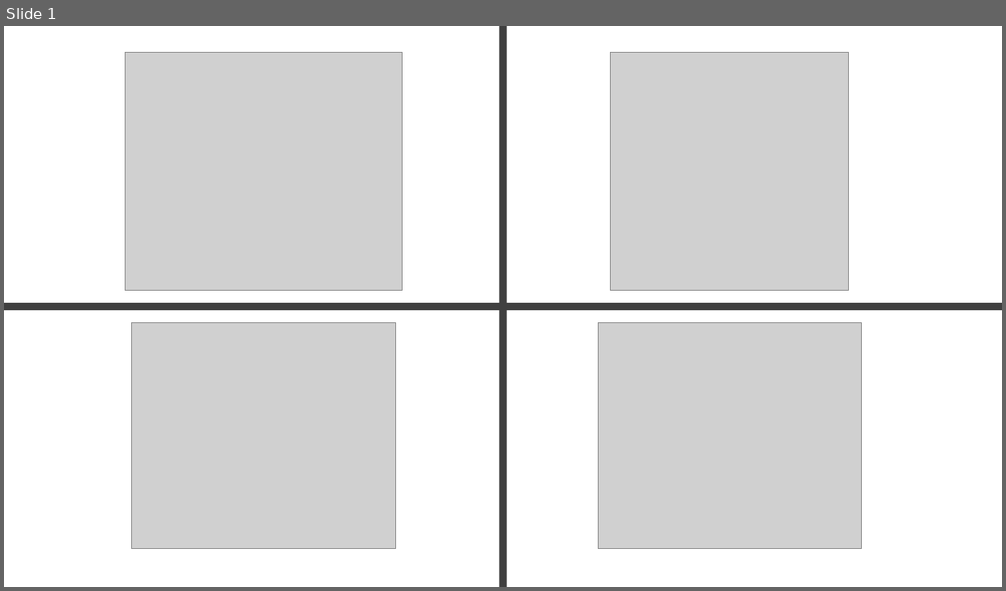
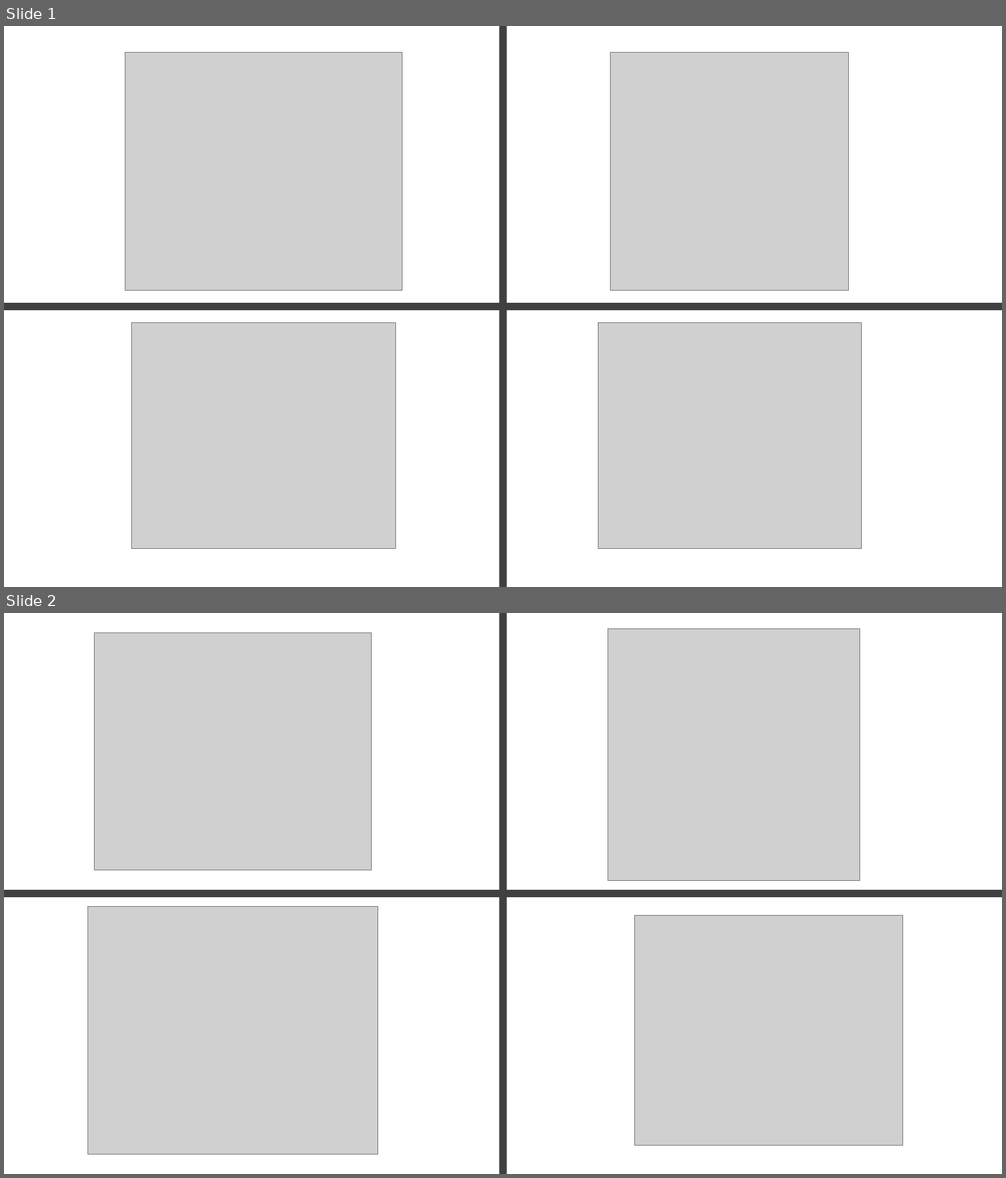
Before and after one commit to LielUziahu/Stylophora-pistillata-FPs, a slide deck: Output/Spats_plots.pptx. Shown one above the other, each under a label of ours: slide 1 before the commit, slides 1 and 2 after it. The pictures are 1006x591 and 1006x1178 pixels, drawn with LibreOffice and Linux fonts; fonts in the diff are those of the drawing; grey boxes stand for pictures. Boxes give left, top, right and bottom in pixels: in the first picture for what was removed or moved away, otherwise in the second. Text is boxed around its words. In the diff, an @@ line names an element or a change of style, - is before the commit and + after.

```diff
--- a/Output/Spats_plots.pptx
+++ b/Output/Spats_plots.pptx
@@ slide 2 added at (x1=4, y1=613, x2=1002, y2=1174), background #FFFFFF @@
@@ picture added at (x1=95, y1=633, x2=372, y2=871) @@
@@ rectangle added at (x1=500, y1=613, x2=507, y2=1174), fill #404040 @@
@@ picture added at (x1=607, y1=628, x2=859, y2=881) @@
@@ rectangle added at (x1=4, y1=890, x2=505, y2=897), fill #404040 @@
@@ rectangle added at (x1=501, y1=890, x2=1002, y2=897), fill #404040 @@
@@ picture added at (x1=88, y1=906, x2=377, y2=1155) @@
@@ picture added at (x1=635, y1=915, x2=903, y2=1145) @@
```
Also in this commit, not shown: 5 other files.
